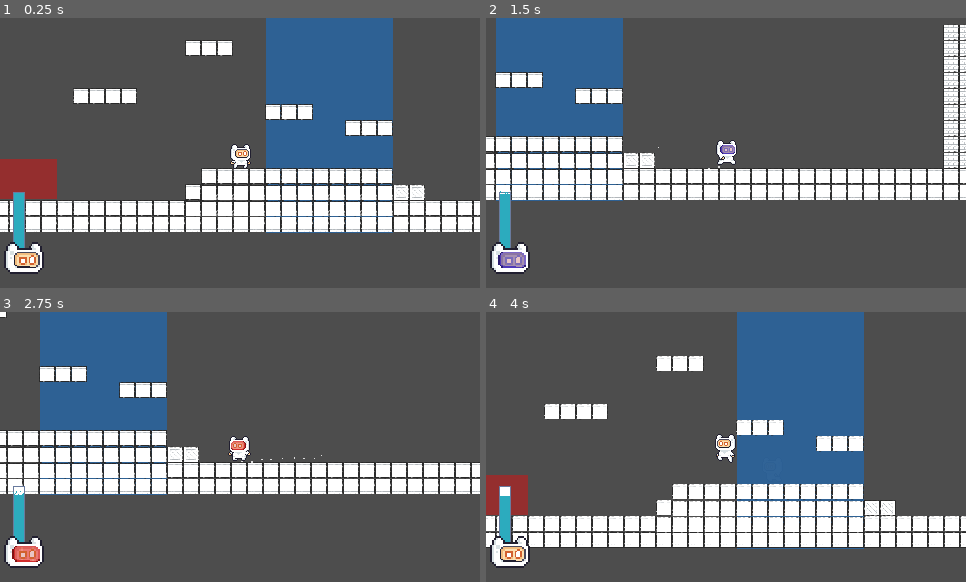
Above: before the commit, frames 1-4 (two rows, left to right).
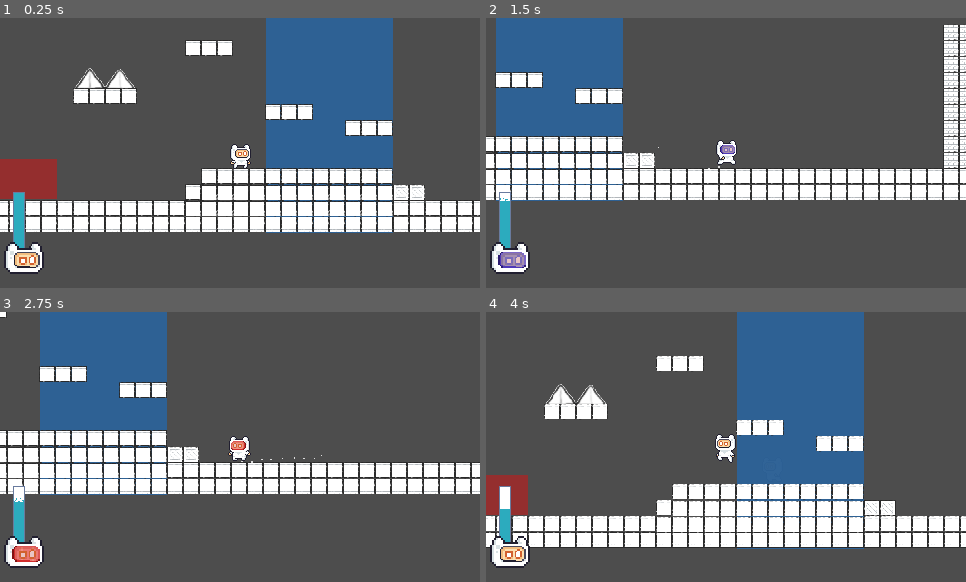
Above: after the commit, the same moments.

Repository: Naathan404/UITxVNG-Group08-NaNaNaNa
Game: Godot game, scene res://scenes/levels/level_test.tscn
Two runs of this game, one before a commit and one after it. Both use one fixed random seed, a clock stepped at 60 frames per second and the inputs below.
Inputs:
- Up to frame 1 (0.25 s): no input
- Up to frame 2 (1.5 s): hold D (right) from 0.53 s (still down); tap Shift (dash) at 0.6 s; tap Space (jump) at 0.77 s; tap K (mask_blue) at 1.35 s
- Up to frame 3 (2.75 s): tap Space (jump) at 1.52 s; release D (right) at 2.03 s; hold A (left) from 2.03 s (still down); hold J (mask_red) from 2.03 s (still down)
- Up to frame 4 (4 s): keep holding A (left); release J (mask_red) at 2.78 s; tap L (unmask) at 2.85 s; tap Space (jump) at 3.02, 3.77 s; tap Shift (dash) at 3.6 s

The runs differ from the first frame. In frame 1, 0.4% of the frame differs, in the area x 15-29%, y 18-27%; in frame 2, less than 0.1%; in frame 3, less than 0.1%; in frame 4, 0.6%, in the area x 2-25%, y 26-73%.

Commit message:
thêm gai và sửa lại cơ chế trừ máu của toxic zone

Diff:
--- a/scenes/levels/level_test.tscn
+++ b/scenes/levels/level_test.tscn
@@ -3,6 +3,7 @@
 [ext_resource type="Texture2D" uid="uid://dohtaysxdi21h" path="res://assets/sprites/envir/spritesheet_default.png" id="1_h0hot"]
 [ext_resource type="PackedScene" uid="uid://bi5f8r44l8v7e" path="res://scenes/player/player.tscn" id="2_yluh8"]
 [ext_resource type="PackedScene" uid="uid://ophrrmb07f7b" path="res://scenes/objects/toxic_zone.tscn" id="3_jp5fc"]
+[ext_resource type="PackedScene" uid="uid://dqbm53diyvkac" path="res://scenes/objects/spike.tscn" id="4_4ptlp"]
 
 [sub_resource type="TileSetAtlasSource" id="TileSetAtlasSource_yluh8"]
 texture = ExtResource("1_h0hot")
@@ -1356,6 +1357,10 @@
 
 [node name="Stage" type="Node2D" unique_id=1588916387]
 
+[node name="spike" parent="." unique_id=922398961 instance=ExtResource("4_4ptlp")]
+position = Vector2(0, 94)
+scale = Vector2(1.4958341, 1.6082536)
+
 [node name="toxic_zone2" parent="." unique_id=934666335 instance=ExtResource("3_jp5fc")]
 position = Vector2(-128, 184)
 toxic_zone_color = "Red"
--- a/scenes/objects/spike.tscn
+++ b/scenes/objects/spike.tscn
@@ -1,19 +1,18 @@
 [gd_scene format=3 uid="uid://dqbm53diyvkac"]
 
 [ext_resource type="Script" uid="uid://dbqn8r4hml57h" path="res://scripts/objects/spike.gd" id="1_ctypd"]
-[ext_resource type="Texture2D" uid="uid://skth0ardjynf" path="res://icon.svg" id="1_htn6p"]
-
-[sub_resource type="RectangleShape2D" id="RectangleShape2D_ctypd"]
-size = Vector2(84, 52)
+[ext_resource type="Texture2D" uid="uid://c6jikwu4sc8gi" path="res://assets/sprites/envir/spike.png" id="2_ctypd"]
 
 [node name="spike" type="Area2D" unique_id=922398961]
 script = ExtResource("1_ctypd")
 
 [node name="Sprite2D" type="Sprite2D" parent="." unique_id=1324901480]
 scale = Vector2(0.6523437, 0.40820313)
-texture = ExtResource("1_htn6p")
+texture = ExtResource("2_ctypd")
 
-[node name="CollisionShape2D" type="CollisionShape2D" parent="." unique_id=1861902190]
-shape = SubResource("RectangleShape2D_ctypd")
+[node name="CollisionPolygon2D" type="CollisionPolygon2D" parent="." unique_id=763204105]
+position = Vector2(-0.2000001, 0.26079535)
+scale = Vector2(0.9934211, 0.9829545)
+polygon = PackedVector2Array(-10, 1, -19, 12, 1, 12, 19, 12, 10, 1, 2, 11)
 
 [connection signal="body_entered" from="." to="." method="_on_body_entered"]
--- a/scenes/objects/toxic_zone.tscn
+++ b/scenes/objects/toxic_zone.tscn
@@ -13,7 +13,7 @@
 [node name="ColorRect" type="ColorRect" parent="." unique_id=869898291]
 offset_right = 80.0
 offset_bottom = 40.0
-color = Color(0, 0.5, 1, 0.6)
+color = Color(0, 0.5, 1, 0.4)
 
 [node name="CollisionShape2D" type="CollisionShape2D" parent="." unique_id=623178767]
 position = Vector2(39.999996, 19.790564)
--- a/scripts/objects/spike.gd
+++ b/scripts/objects/spike.gd
@@ -1,2 +1,7 @@
 @tool
 extends Area2D
+
+
+func _on_body_entered(body: Node2D) -> void:
+	if body.is_in_group("player"):
+		get_tree().reload_current_scene()
--- a/scripts/objects/toxic_zone.gd
+++ b/scripts/objects/toxic_zone.gd
@@ -22,17 +22,10 @@
 	var bodies = get_overlapping_bodies()
 	for body in bodies:
 		if body.is_in_group("player"):
-			var check_mask = false
-			if toxic_zone_color == "Red" and body.mask_type == body.MaskType.RED:
-				check_mask = true
-			elif toxic_zone_color == "Blue" and body.mask_type == body.MaskType.BLUE:
-				check_mask = true
-			if check_mask:
-				body.multiplier = 1.0
-			else:
-				body.multiplier = 5.0
+			body.current_toxic_zone = toxic_zone_color
+
 
 
 func _on_body_exited(body: Node2D) -> void:
-	if (body.is_in_group("player")):
-		body.multiplier = 1.0
+	if body.is_in_group("player"):
+		body.current_toxic_zone = ""
--- a/scripts/player/player.gd
+++ b/scripts/player/player.gd
@@ -5,6 +5,7 @@
 @export var decrease_oxygen_rate: float = 5.0
 var current_oxygen: float = 100.0
 var multiplier: float = 1.0
+var current_toxic_zone: String = ""
 
 ### Mask
 enum MaskType { NONE, RED, BLUE }
@@ -26,14 +27,23 @@
 	super._ready()
 
 func _process(delta: float) -> void:
-	if mask_type != MaskType.NONE:
-		# multiplier = 1.0
-		current_oxygen -= decrease_oxygen_rate * multiplier * delta
-		current_oxygen = clamp(current_oxygen, 0.0, max_oxygen)
+	if current_toxic_zone != "":
+		if mask_type == MaskType.NONE:
+			multiplier = 3.0
+		elif (current_toxic_zone == "Red" and mask_type == MaskType.RED) or (current_toxic_zone == "Blue" and mask_type == MaskType.BLUE):
+			multiplier = 1.0
+		else:
+			multiplier = 2.0
+	else:
+		if mask_type == MaskType.NONE:
+			multiplier = 0.0
+		else:
+			multiplier = 1.0
 
-		if current_oxygen <= 0.0:
-			_on_oxygen_ran_out()
-
+	current_oxygen -= decrease_oxygen_rate * multiplier * delta
+	current_oxygen = clamp(current_oxygen, 0.0, max_oxygen)
+	if current_oxygen <= 0.0:
+		_on_oxygen_ran_out()
 	# gọi game_ui cập nhật giao diện liên tục
 	if game_ui:
 		game_ui.update_ui(current_oxygen, max_oxygen, mask_type)
Binary file added: assets/sprites/envir/spike.png
Not shown, added: assets/sprites/envir/spike.png.import
